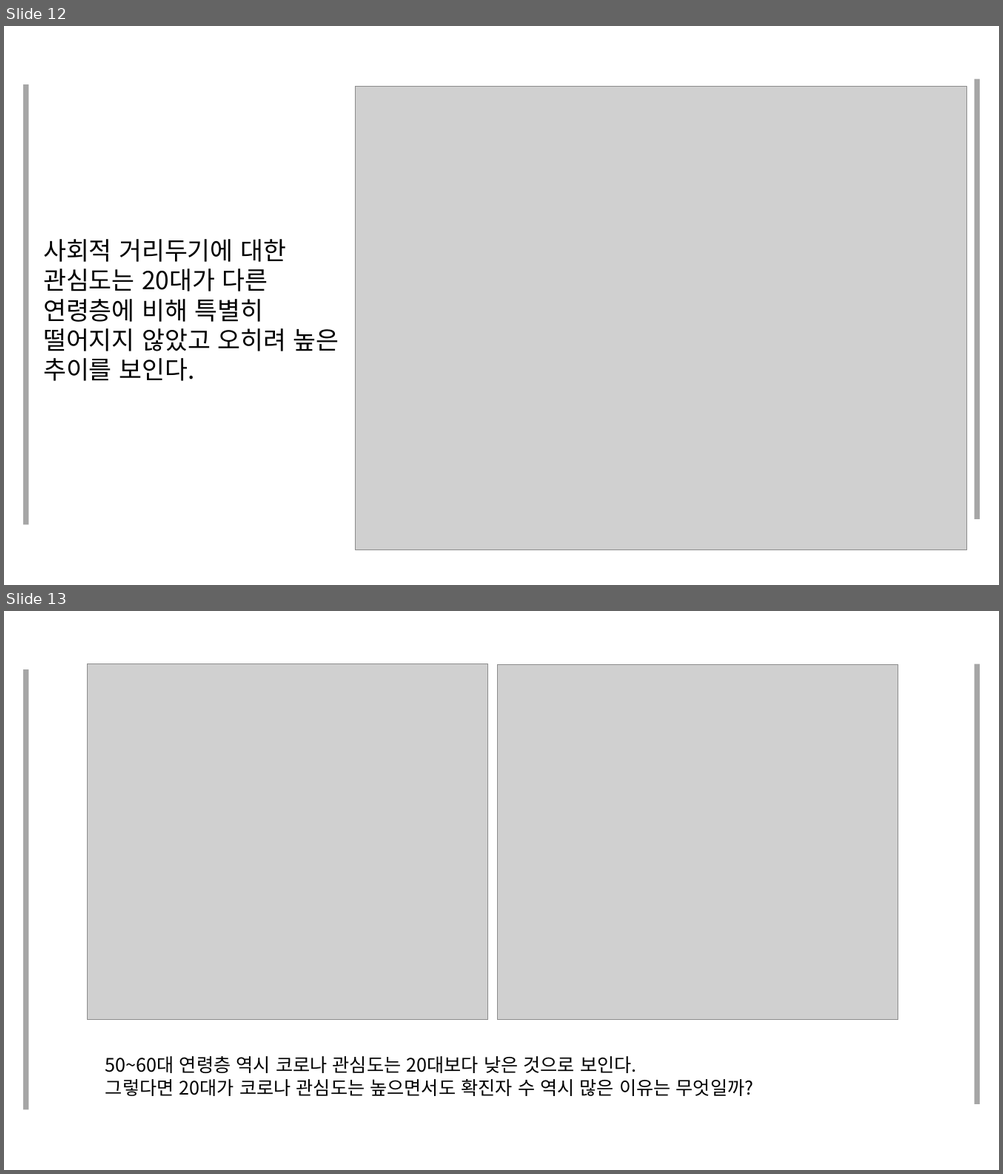
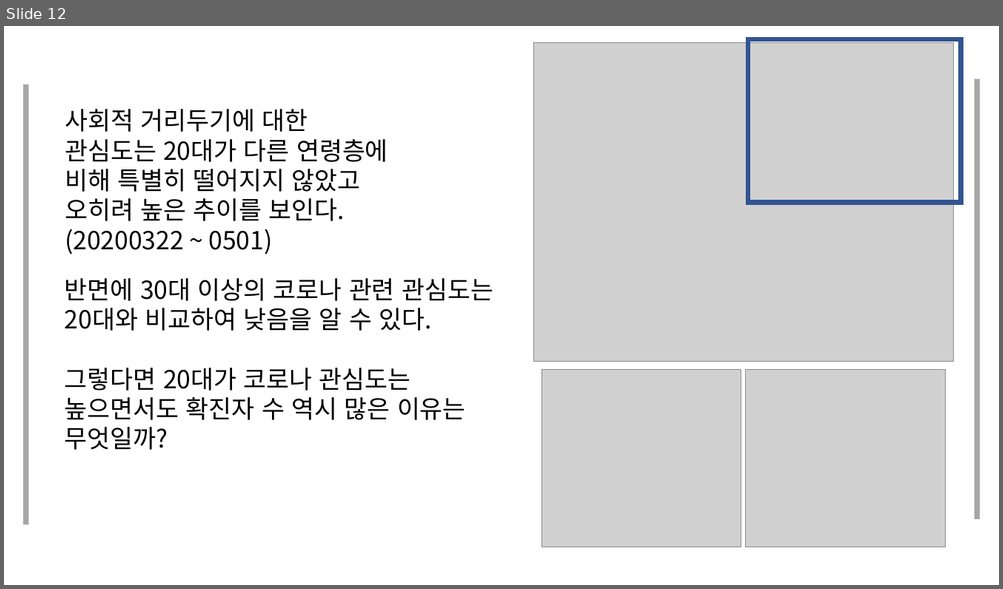
Before and after one commit to JooEHyeon/CORONA19_data_analysis, a slide deck: 최종합본.pptx. Shown one above the other, each under a label of ours: slides 12 and 13 before the commit, slide 12 after it. The pictures are 1003x1174 and 1003x589 pixels, drawn with LibreOffice and Linux fonts; fonts in the diff are those of the drawing; grey boxes stand for pictures. Boxes give left, top, right and bottom in pixels: in the first picture for what was removed or moved away, otherwise in the second. Text is boxed around its words. In the diff, an @@ line names an element or a change of style, - is before the commit and + after.

```diff
--- a/최종합본.pptx
+++ b/최종합본.pptx
@@ slide 13 removed at box(4, 611, 999, 1170), background #FFFFFF @@
@@ rectangle removed at box(23, 669, 28, 1111) @@
@@ picture removed at box(88, 664, 488, 1020) @@
@@ picture removed at box(497, 665, 898, 1021) @@
@@ rectangle removed at box(974, 664, 979, 1105) @@
@@ text removed at box(105, 1056, 754, 1096) @@
-50~60대 연령층 역시 코로나 관심도는 20대보다 낮은 것으로 보인다.
-그렇다면 20대가 코로나 관심도는 높으면서도 확진자 수 역시 많은 이유는 무엇일까?
@@ slide 12 changed as well @@
@@ picture: place and size @@
-picture at box(356, 87, 967, 551)
+picture at box(533, 43, 953, 362)
@@ rectangle added at box(748, 39, 961, 203), outline #325491 4.5 pt @@
@@ text at box(65, 109, 388, 255): text changed @@
-사회적 거리두기에 대한 관심도는 20대가 다른 연령층에 비해 특별히 떨어지지 않았고 오히려 높은 추이를 보인다.
+사회적 거리두기에 대한 관심도는 20대가 다른 연령층에 비해 특별히 떨어지지 않았고 오히려 높은 추이를 보인다. (20200322 ~ 0501)
@@ text added at box(65, 278, 493, 450), 24 pt, text #000000 @@
+반면에 30대 이상의 코로나 관련 관심도는 20대와 비교하여 낮음을 알 수 있다.
+그렇다면 20대가 코로나 관심도는 높으면서도 확진자 수 역시 많은 이유는 무엇일까?
@@ picture added at box(541, 370, 740, 548) @@
@@ picture added at box(745, 370, 945, 548) @@
```
Also in this commit, not shown: 24 other slides changed, 1 slide added, 1 other slide removed.
